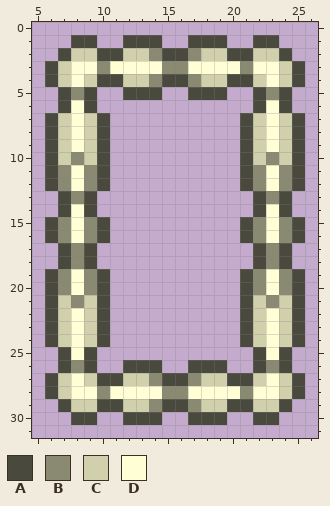
File history of a pixel-art sprite, Items/Placeable/Portal.png. Above is the file before it was changed.
The file is 32x32 pixels. Shown: x 5..26, y 0..31.
Palette (. is transparent): A #4a493d  B #8a8a73  C #d1d0ad  D #fffed4
Pixels before, first column x 6:
 1 ..AA..AAA..AAA..AA..
 2 .ACCAACCBAABCCAACCA.
 3 ACDDBDDDDBBDDDDBDDCA
 4 ACDCAACCBAABCCAACDCA
 5 .ABA..AAA..AAA..ABA.
 6 .ADA............ADA.
 7 ACDCA..........ACDCA
 8 ACDCA..........ACDCA
 9 ACDCA..........ACDCA
10 ACBCA..........ACBCA
11 ABDBA..........ABDBA
12 ABDBA..........ABDBA
13 .ABA............ABA.
14 .ADA............ADA.
15 ABDBA..........ABDBA
16 ABDBA..........ABDBA
17 .ABA............ABA.
18 .ABA............ABA.
19 ABDBA..........ABDBA
20 ABDBA..........ABDBA
21 ACBCA..........ACBCA
22 ACDCA..........ACDCA
23 ACDCA..........ACDCA
24 ACDCA..........ACDCA
25 .ADA............ADA.
26 .ABA..AAA..AAA..ABA.
27 ACDCAACCBAABCCAACDCA
28 ACDDBDDDDBBDDDDBDDCA
29 .ACCAACCBAABCCAACCA.
30 ..AA..AAA..AAA..AA..
After:
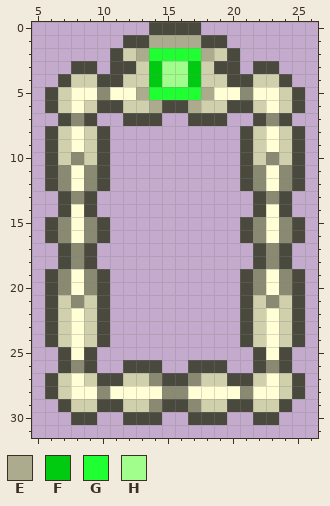
Colours new in this view: E #acab8e  F #00cb11  G #1fff31  H #a1fe8c
Difference:
Colour A now appears in row 0 at x 14 to 17; in row 5 at x 6 and 25; in row 6 at x 6, 10 to 11, 15 to 16, 20 to 21 and 25; in row 7 at x 12 to 14 and 17 to 19.
The author changed colour C to colour A in row 4 at x 7 and 24; in row 7 at x 7, 9, 22 and 24.
The author changed colour D to colour A in row 3 at x 8 to 9, 11 to 12, 19 to 20 and 22 to 23.
Colour B now appears in row 5 at x 10 and 21.
The author changed colour D to colour B in row 7 at x 8 and 23.
Colour C now appears in row 6 at x 12 to 13 and 18 to 19.
The author changed colour A to colour C in row 5 at x 7 and 24; in row 6 at x 7, 9, 22 and 24.
The author changed colour D to colour C in row 3 at x 13 and 18; in row 4 at x 8 and 23.
Colour D now appears in row 5 at x 11 and 20.
The author changed colour A to colour D in row 5 at x 9, 12, 19 and 22.
The author changed colour B to colour D in row 5 at x 8 and 23.
Colour E now appears in row 1 at x 15 to 16; in row 6 at x 14 and 17.
The author changed colour A to colour E in row 1 at x 14 and 17; in row 5 at x 13 and 18.
The author changed colour C to colour E in row 2 at x 13 and 18.
The author changed colour B to colour F in row 4 at x 14 and 17.
The author changed colour D to colour F in row 3 at x 14 and 17.
Colour G now appears in row 5 at x 15 to 16.
The author changed colour A to colour G in row 2 at x 15 to 16; in row 5 at x 14 and 17.
The author changed colour B to colour G in row 2 at x 14 and 17.
The author changed colour A to colour H in row 4 at x 15 to 16.
The author changed colour B to colour H in row 3 at x 15 to 16.
The edit erases colour A in row 1 at x 8 to 9 and 22 to 23; in row 2 at x 7, 10, 21 and 24; in rows 3 to 4 at x 6 and 25; in row 7 at x 6, 10, 21 and 25.
The edit erases colour B in row 3 at x 10 and 21.
The edit erases colour C in row 2 at x 8 to 9 and 22 to 23; in row 3 at x 7 and 24.
Pixel boxes of the changes (left, top, right, bottom) in both pictures:
changed: (45, 22, 305, 126)
